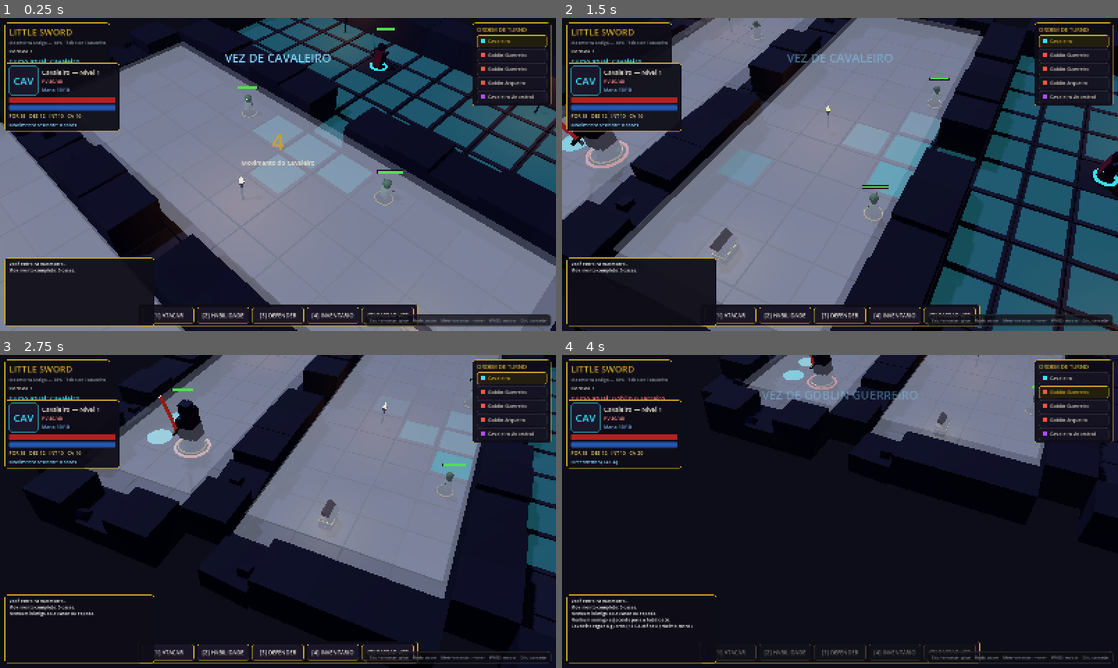
Above: before the commit, frames 1-4 (two rows, left to right).
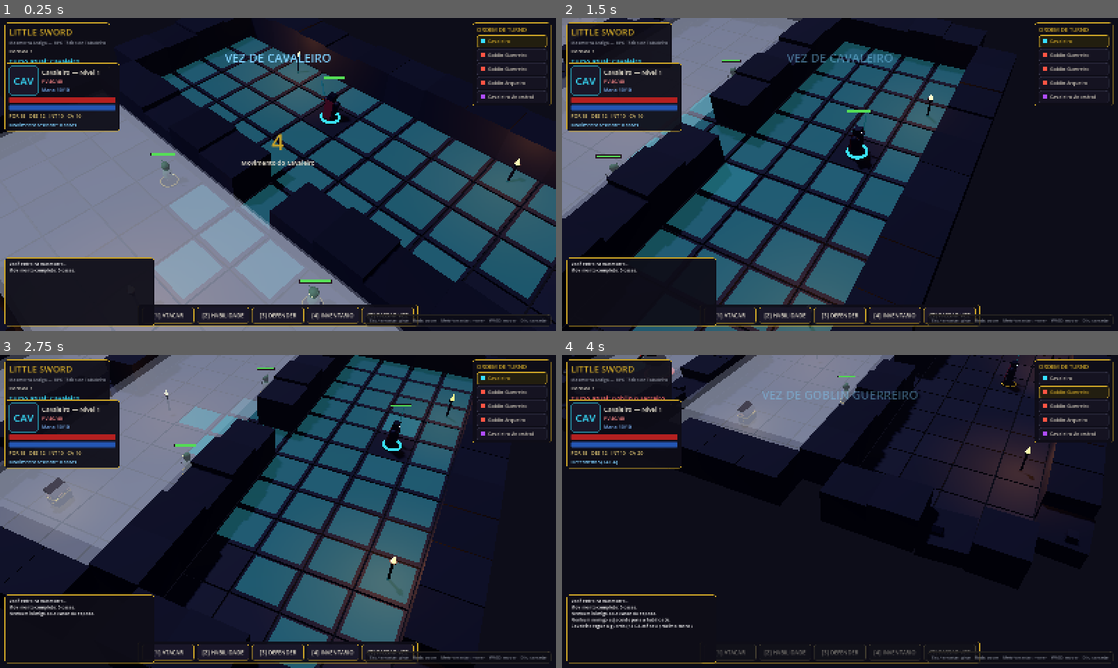
Above: after the commit, the same moments.

Repository: FalconiRod/Little-Sword
Game: Godot game, scene res://src/scenes/main.tscn
Two runs of this game, one before a commit and one after it. Both use one fixed random seed, a clock stepped at 60 frames per second and the inputs below.
Inputs (mouse positions are in pixels of both pictures, inside the frame that each line leads up to):
- Up to frame 1 (0.25 s): no input
- Up to frame 2 (1.5 s): tap Enter at 0.5 s; move the mouse to (962, 158) at 0.52 s; hold D 0.53-1.28 s; hold Q 0.53-1.28 s; click (962, 158) at 0.67 s; move the mouse to (728, 190) at 1.27 s; hold S from 1.28 s (still down); tap E at 1.35 s; click (728, 190) at 1.42 s
- Up to frame 3 (2.75 s): move the mouse to (333, 442) at 2.02 s; release S at 2.03 s; hold D from 2.03 s (still down); tap 1 at 2.1 s; click (333, 442) at 2.17 s
- Up to frame 4 (4 s): move the mouse to (812, 574) at 2.77 s; release D at 2.78 s; hold W 2.78-3.53 s; tap 2 at 2.85 s; click (812, 574) at 2.92 s; move the mouse to (1006, 558) at 3.52 s; hold A from 3.53 s (still down); tap 3 at 3.6 s; click (1006, 558) at 3.67 s

The runs differ from the first frame. In frame 1, 58% of the frame differs, in the area x 0-100%, y 0-100%; in frame 2, 53%; in frame 3, 49%; in frame 4, 20%.

Commit message:
v0.2.3: camera target-interpolada com camera lag e follow do heroi (estilo BG3)

Diff:
--- a/src/core/tactical_camera.gd
+++ b/src/core/tactical_camera.gd
@@ -53,8 +53,19 @@
 var _zoom_current: float = 18.3
 var _zoom_target: float = 18.3
 
+# Padrão target-interpolado: NUNCA escrevemos position direto no pan;
+# tudo escreve em _pan_target e a posição real persegue com atraso
+# (camera lag estilo BG3). Quanto menor PAN_LAG, mais pesado o deslize.
+const PAN_LAG := 3.2
+
+var _pan_position: Vector3 = Vector3.ZERO
+var _pan_target: Vector3 = Vector3.ZERO
+
 var _pan_velocity: Vector2 = Vector2.ZERO
 var _pan_input_dir: Vector2 = Vector2.ZERO
+
+var _follow_target: Node3D = null
+var following := false
 
 var _is_orbiting: bool = false
 var _is_panning_mmb: bool = false
@@ -65,6 +76,8 @@
 func setup(bounds: Rect2) -> void:
 	_pan_limits = bounds
 	_auto_orbit = OS.get_cmdline_user_args().has("--orbit")
+	_pan_position = position
+	_pan_target = position
 
 	_pivot = Node3D.new()
 	_pivot.name = "Pivot"
@@ -119,8 +132,9 @@
 			var delta_pan: Vector3 = (
 				right * -event.relative.x + forward * event.relative.y
 			) * middle_mouse_pan_sensitivity * (_zoom_current / 12.0)
-			position += delta_pan
-			_clamp_pan_position()
+			_pan_target += delta_pan
+			stop_follow()
+			_clamp_pan_target()
 
 
 func _process(delta: float) -> void:
@@ -131,10 +145,15 @@
 	if Input.is_key_pressed(KEY_E):
 		_yaw_target -= 1.8 * delta
 
+	_update_follow()
 	_process_keyboard_pan_input()
 	_apply_rotation_smoothing(delta)
 	_apply_zoom_smoothing(delta)
 	_apply_pan_smoothing(delta)
+
+	# Interpolação final da posição (o "deslizar" até o alvo).
+	_pan_position = _pan_position.lerp(_pan_target, 1.0 - exp(-PAN_LAG * delta))
+	position = _pan_position
 
 	if _shake > 0.005:
 		cam.h_offset = randf_range(-1, 1) * _shake * 0.25
@@ -143,6 +162,27 @@
 	else:
 		cam.h_offset = 0.0
 		cam.v_offset = 0.0
+
+
+## Follow com atraso natural: apenas atualiza o ALVO; o lag nasce do
+## PAN_LAG na interpolação de _pan_position.
+func _update_follow() -> void:
+	if following and _follow_target != null:
+		var p := _follow_target.global_position
+		_pan_target.x = p.x
+		_pan_target.z = p.z
+		_clamp_pan_target()
+
+
+func set_follow(target: Node3D, enabled: bool = true) -> void:
+	_follow_target = target
+	following = enabled and target != null
+	if following:
+		set_focus(_follow_target.global_position)
+
+
+func stop_follow() -> void:
+	following = false
 
 
 # ---------------------------------------------------------------------------
@@ -204,6 +244,9 @@
 	)
 	_pan_velocity = _pan_velocity.move_toward(desired_velocity, accel * delta)
 
+	if _pan_input_dir != Vector2.ZERO:
+		stop_follow()
+
 	if _pan_velocity.length_squared() < 0.000001:
 		return
 
@@ -214,18 +257,18 @@
 	forward = forward.normalized()
 	right = right.normalized()
 
-	position += (right * _pan_velocity.x + forward * -_pan_velocity.y) * delta
-	_clamp_pan_position()
-
-
-func _clamp_pan_position() -> void:
-	position.x = clamp(position.x, _pan_limits.position.x - 4.0, _pan_limits.end.x + 4.0)
-	position.z = clamp(position.z, _pan_limits.position.y - 4.0, _pan_limits.end.y + 6.0)
+	_pan_target += (right * _pan_velocity.x + forward * -_pan_velocity.y) * delta
+	_clamp_pan_target()
+
+
+func _clamp_pan_target() -> void:
+	_pan_target.x = clamp(_pan_target.x, _pan_limits.position.x - 4.0, _pan_limits.end.x + 4.0)
+	_pan_target.z = clamp(_pan_target.z, _pan_limits.position.y - 4.0, _pan_limits.end.y + 6.0)
 
 
 func set_focus(p: Vector3) -> void:
-	position = p
-	_clamp_pan_position()
+	_pan_target = p
+	_clamp_pan_target()
 
 
 func shake(strength: float) -> void:
--- a/src/scenes/main.gd
+++ b/src/scenes/main.gd
@@ -62,6 +62,12 @@
 	camera_rig.position = BoardGrid.world_pos(Vector2i(BoardGrid.w / 2, BoardGrid.h / 2))
 	camera_rig.setup(Rect2(0, 0, BoardGrid.w * BoardGrid.TILE, BoardGrid.h * BoardGrid.TILE))
 	EventBus.shake_requested.connect(camera_rig.shake)
+	camera_rig.set_follow(knight, true)
+	EventBus.turn_started.connect(_on_turn_started)
+
+func _on_turn_started(unit, _round_num: int) -> void:
+	if unit == knight:
+		camera_rig.set_follow(knight, true)
 
 func _build_ui() -> void:
 	hud = GameHUD.new()
Not shown, removed: src/core/camera_rig.gd.uid
Not shown, changed: docs/CHANGELOG.md
